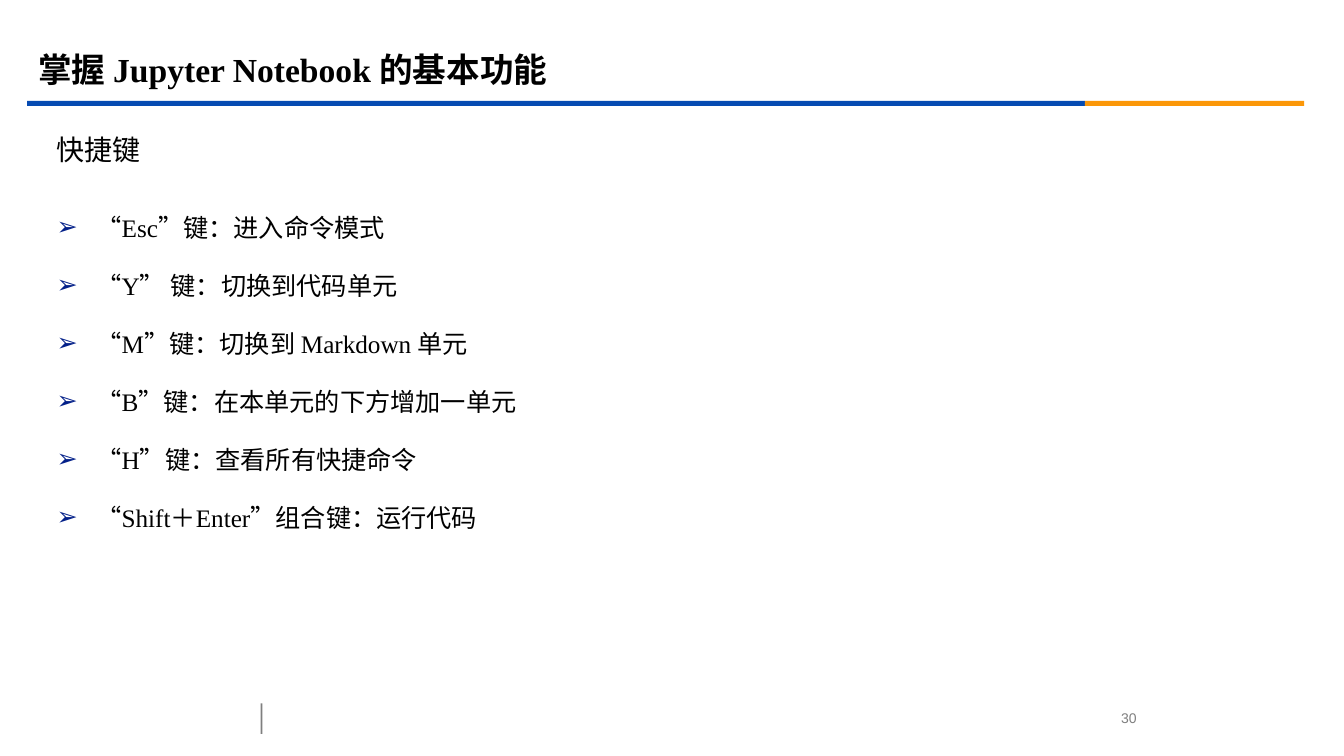
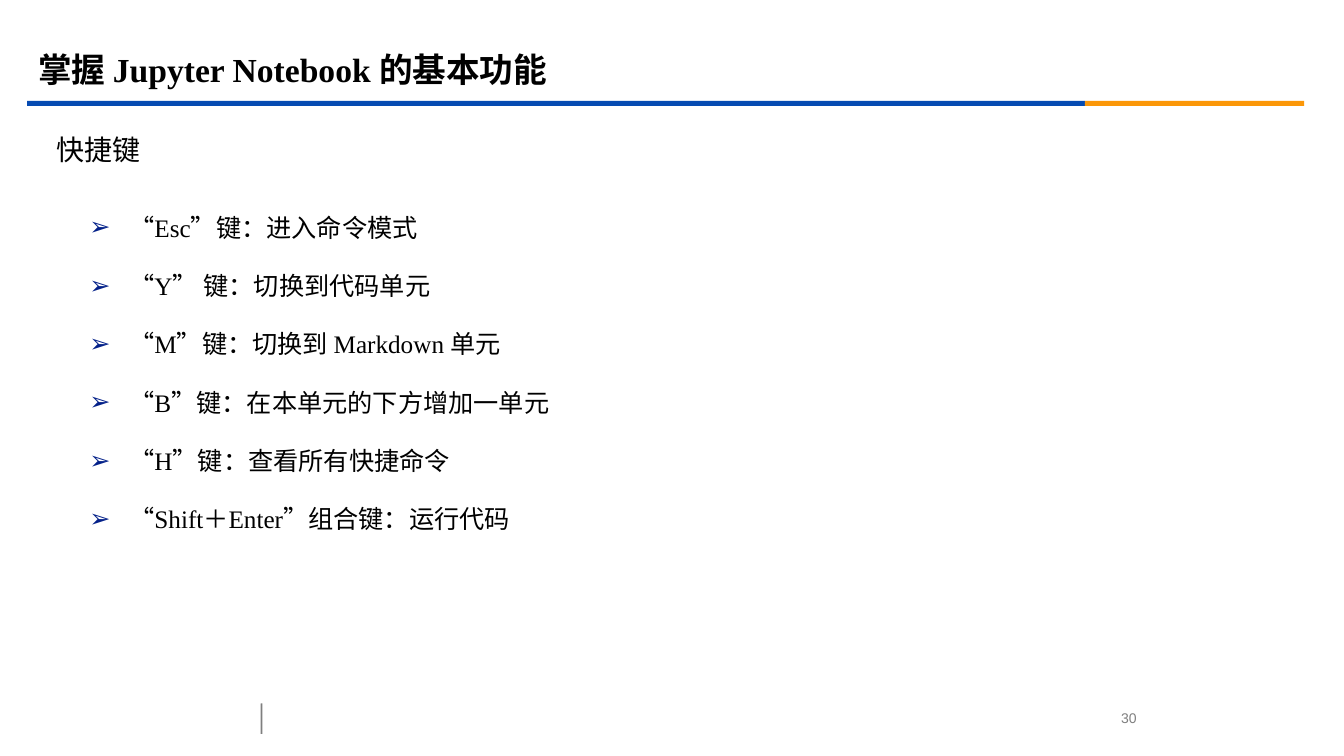
Before and after one commit to KBchulan/documents, a slide deck: slide 30 of py_PPT/第1章 Python 数据分析概述.ppt. Drawn at 1344x756 pixels with LibreOffice and Linux fonts; fonts in the diff are those of the drawing. Boxes give left, top, right and bottom in pixels: in the first picture for what was removed or moved away, otherwise in the second. Text is boxed around its words. In the diff, an @@ line names an element or a change of style, - is before the commit and + after.

```diff
--- a/py_PPT/第1章 Python 数据分析概述.ppt
+++ b/py_PPT/第1章 Python 数据分析概述.ppt
@@ text "“Esc”键：进入命令模式": place and size @@
-text "“Esc”键：进入命令模式" at [96,215,516,529]
+text "“Esc”键：进入命令模式" at [129,215,549,530]
```
Also in this commit, not shown: 4 other slides changed, 1 other file.
